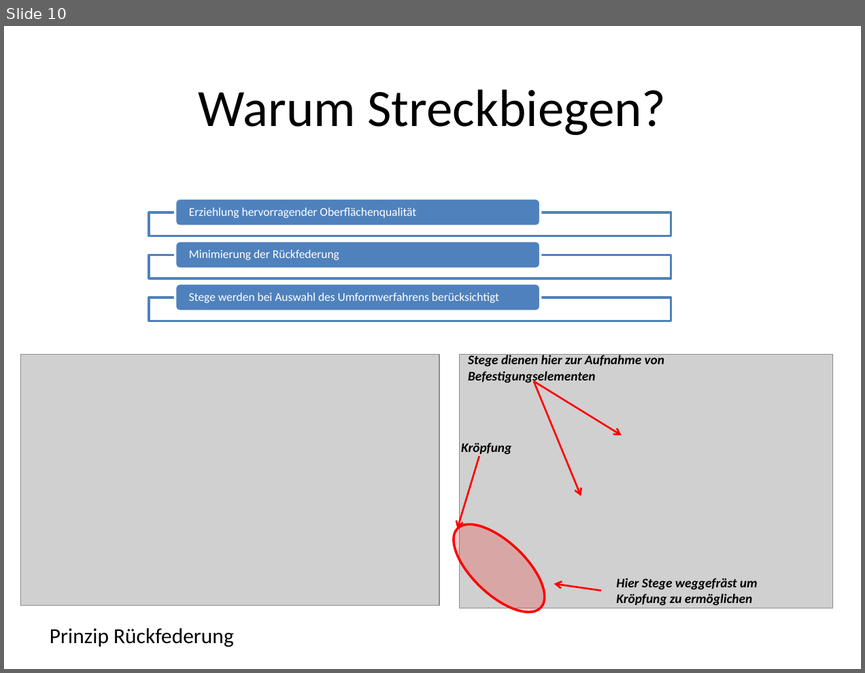
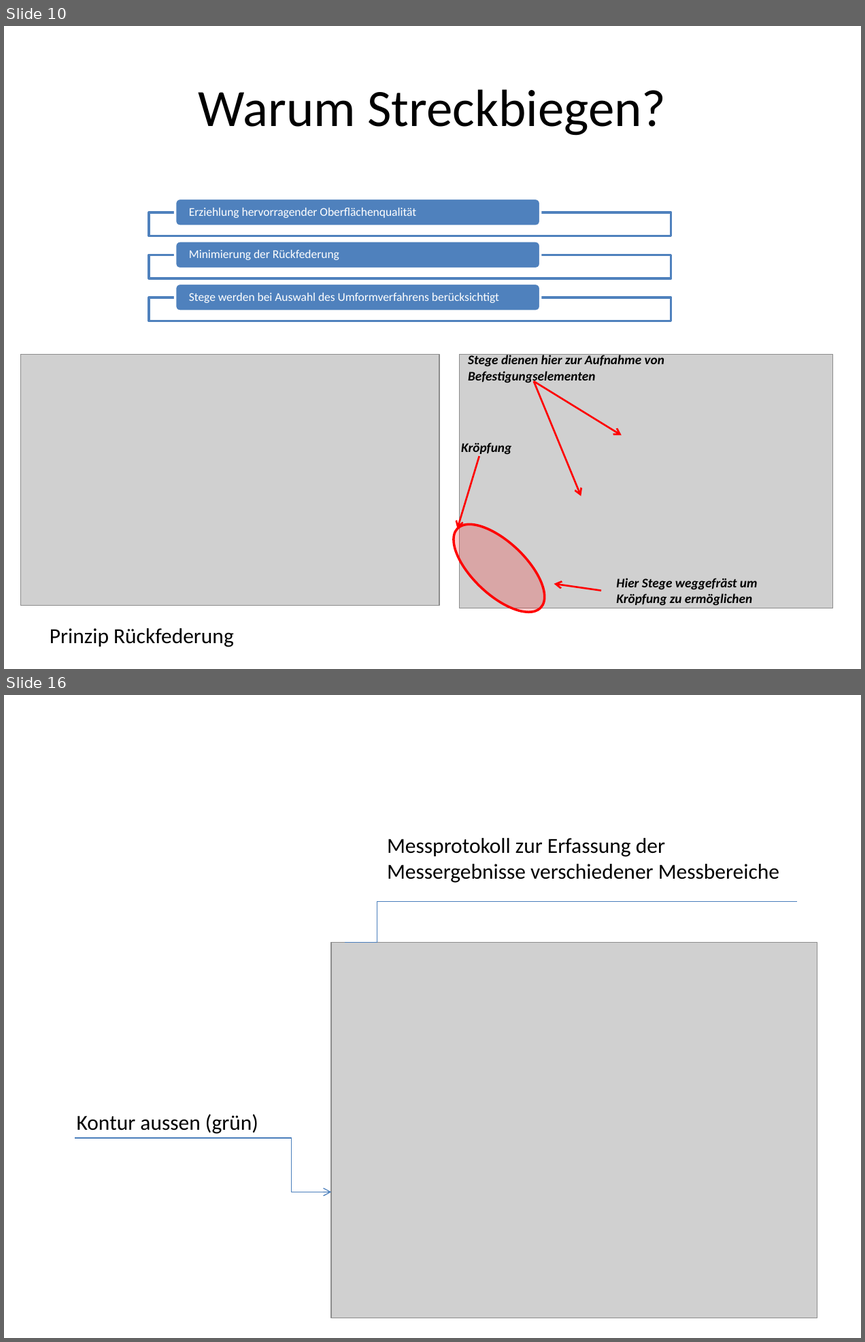
Before and after one commit to Benedikt2013/bacpraesent, a slide deck: PräsentationBachelorarbeitKaffanke.pptx. Shown one above the other, each under a label of ours: slide 10 before the commit, slides 10 and 16 after it; the slides between them are not shown. The pictures are 865x673 and 865x1342 pixels, drawn with LibreOffice and Linux fonts; fonts in the diff are those of the drawing; grey boxes stand for pictures. Boxes give left, top, right and bottom in pixels: in the first picture for what was removed or moved away, otherwise in the second. Text is boxed around its words. In the diff, an @@ line names an element or a change of style, - is before the commit and + after.

```diff
--- a/PräsentationBachelorarbeitKaffanke.pptx
+++ b/PräsentationBachelorarbeitKaffanke.pptx
@@ slide 16 added at [4, 695, 861, 1338], background #FFFFFF @@
@@ text added at [387, 838, 779, 883], 18 pt, text #000000 @@
+Messprotokoll zur Erfassung der Messergebnisse verschiedener Messbereiche
@@ elbow line added from (345, 942) to (797, 902), #4B7EBC 0.75 pt @@
@@ picture added at [331, 942, 817, 1317] @@
@@ text added at [77, 1114, 258, 1134], 18 pt, text #000000 @@
+Kontur aussen (grün)
@@ elbow arrow added from (75, 1138) to (331, 1192), #4B7EBC 0.75 pt @@
```
Also in this commit, not shown: 1 slide changed, 6 other slides added, 5 other files.
